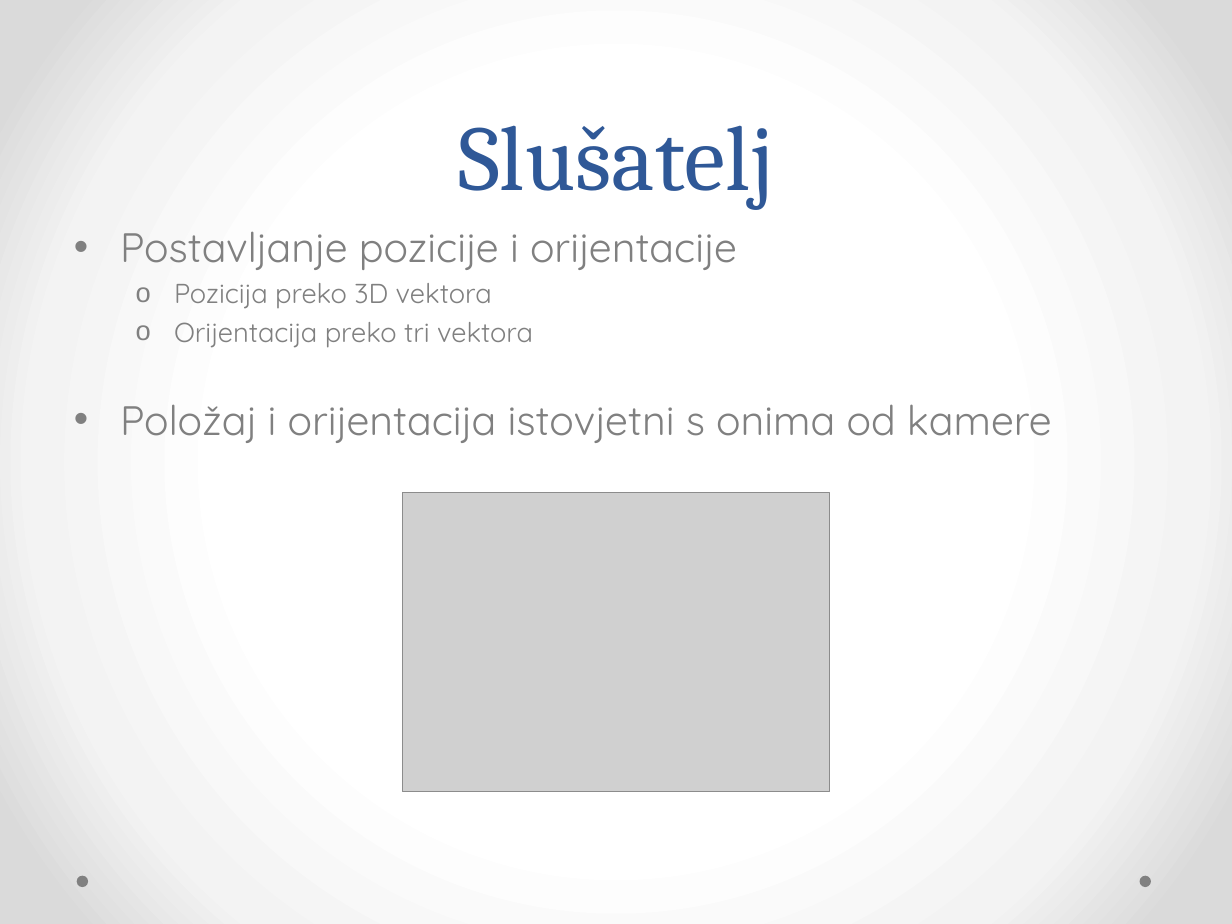
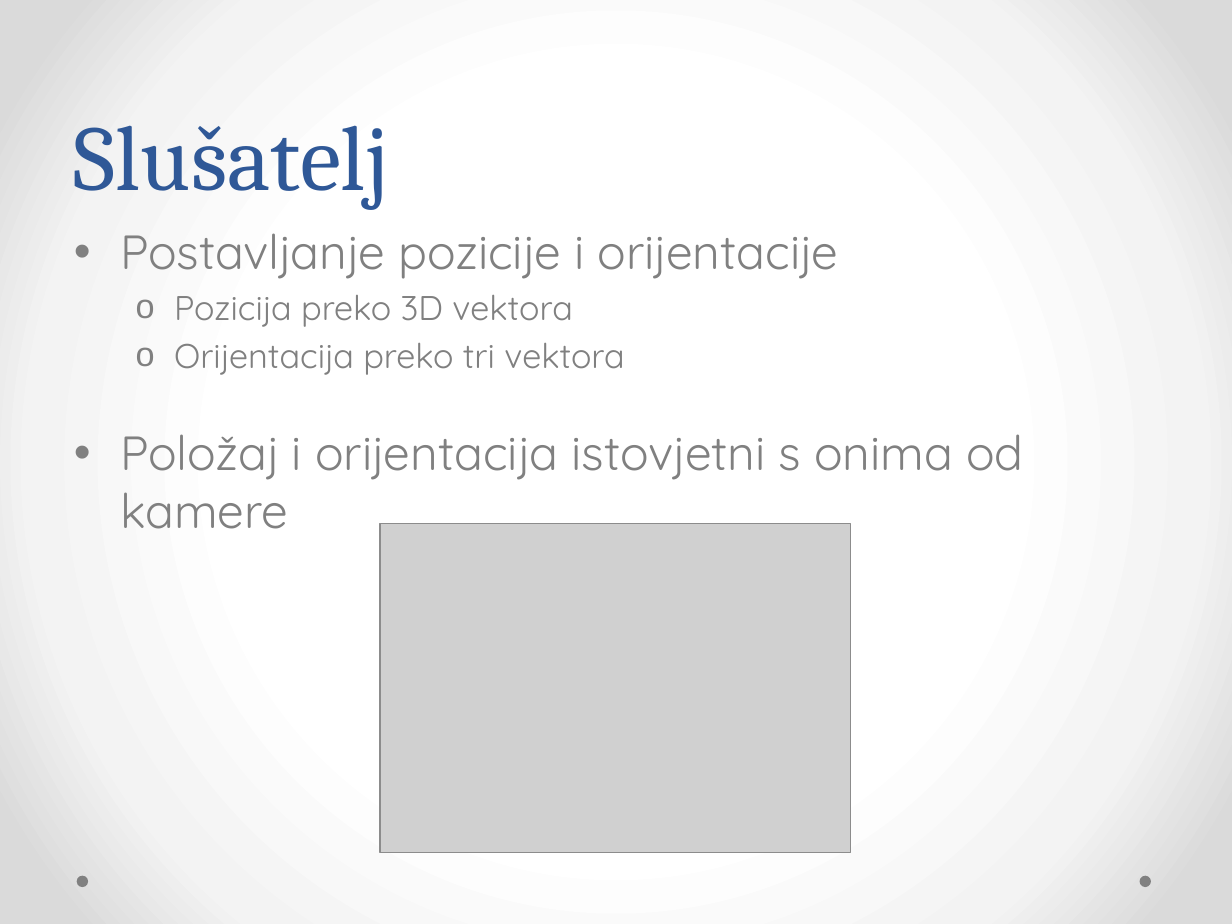
Before and after one commit to Bojanovski/IG-Project, a slide deck: slide 18 of Dokumentacija/Prezentacija.pptx (slide 12 before the commit). Drawn at 1232x924 pixels with LibreOffice and Linux fonts; fonts in the diff are those of the drawing; grey boxes stand for pictures. Boxes give left, top, right and bottom in pixels: in the first picture for what was removed or moved away, otherwise in the second. Text is boxed around its words. In the diff, an @@ line names an element or a change of style, - is before the commit and + after.

```diff
--- a/Dokumentacija/Prezentacija.pptx
+++ b/Dokumentacija/Prezentacija.pptx
@@ title "Slušatelj" at [74,125,389,210]: alignment centre to left @@
@@ text "Postavljanje pozicije i orijentacije" at [120,233,1023,529]: size 24 to 28 pt in "Postavljanje pozicije i orijentacije", "Položaj i orijentacija istovjetni s onima od ..."; size 16 to 20 pt in "Pozicija preko 3D vektora", "Orijentacija preko tri vektora" @@
@@ picture: place and size @@
-picture at [403,493,830,792]
+picture at [379,524,850,853]
```
Also in this commit, not shown: 9 other slides changed, 7 slides added, 6 other files.
